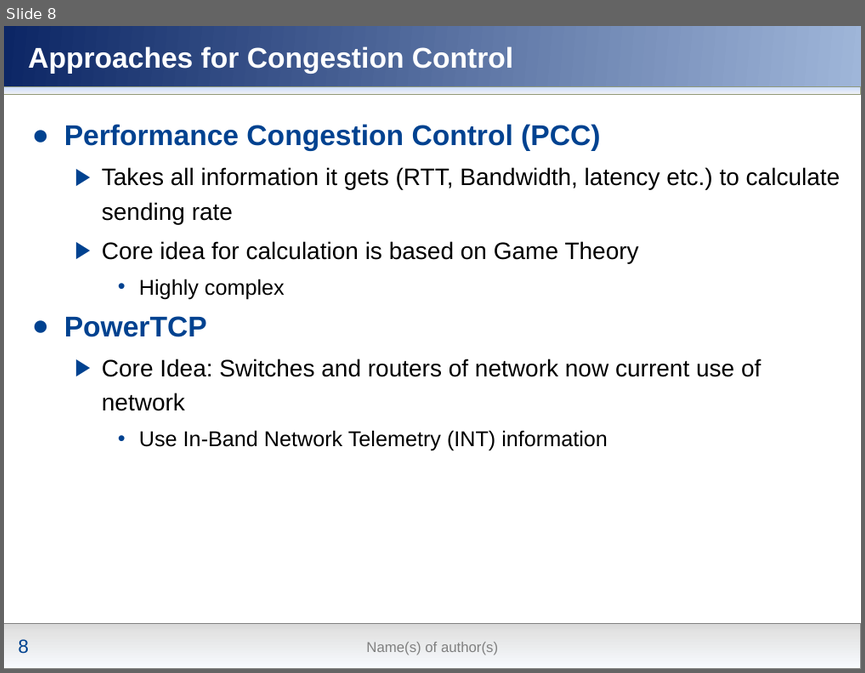
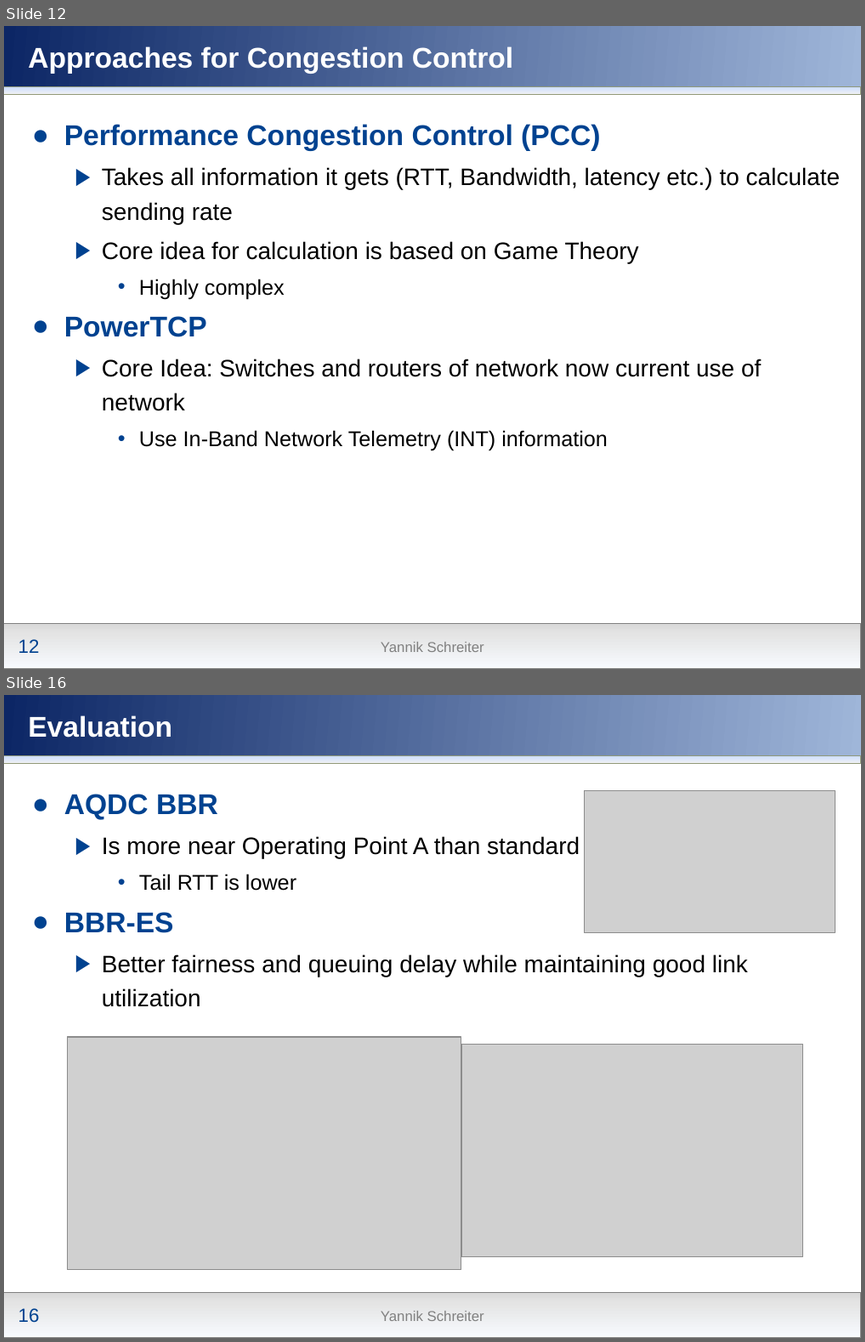
Before and after one commit to nochlachstdu/Seminararbeit, a slide deck: Modern_Congestion_Control.pptx. Shown one above the other, each under a label of ours: slide 8 before the commit, slides 12 and 16 after it; the slides between them are not shown. The pictures are 865x673 and 865x1342 pixels, drawn with LibreOffice and Linux fonts; fonts in the diff are those of the drawing; grey boxes stand for pictures; background and template pictures are left out. Boxes give left, top, right and bottom in pixels: in the first picture for what was removed or moved away, otherwise in the second. Text is boxed around its words. In the diff, an @@ line names an element or a change of style, - is before the commit and + after.

```diff
--- a/Modern_Congestion_Control.pptx
+++ b/Modern_Congestion_Control.pptx
@@ slide 16 added at (4,695,861,1338), background gradient #00418F to #5677C1; not listed: 6 template elements that a slide beside it also shows @@
@@ title added at (28,715,172,737), 24 pt, text #FFFFFF, bold @@
+Evaluation
@@ text added at (64,794,748,1007), 20 pt, text #000000 @@
+● AQDC BBR
+  ▶ Is more near Operating Point A than standard BBR
+    • Tail RTT is lower
+● BBR-ES
+  ▶ Better fairness and queuing delay while maintaining good link utilization
@@ picture added at (584,790,835,932) @@
@@ picture added at (68,1037,461,1269) @@
@@ picture added at (461,1044,803,1256) @@
@@ what was slide 8 is now slide 12 @@
@@ slide 12 changed as well @@
@@ page number at (18,639,40,652): text changed @@
-8
+12
@@ text at (381,641,484,652): text changed @@
-Name(s) of author(s)
+Yannik Schreiter
```
Also in this commit, not shown: 15 other slides changed, 10 other slides added.
